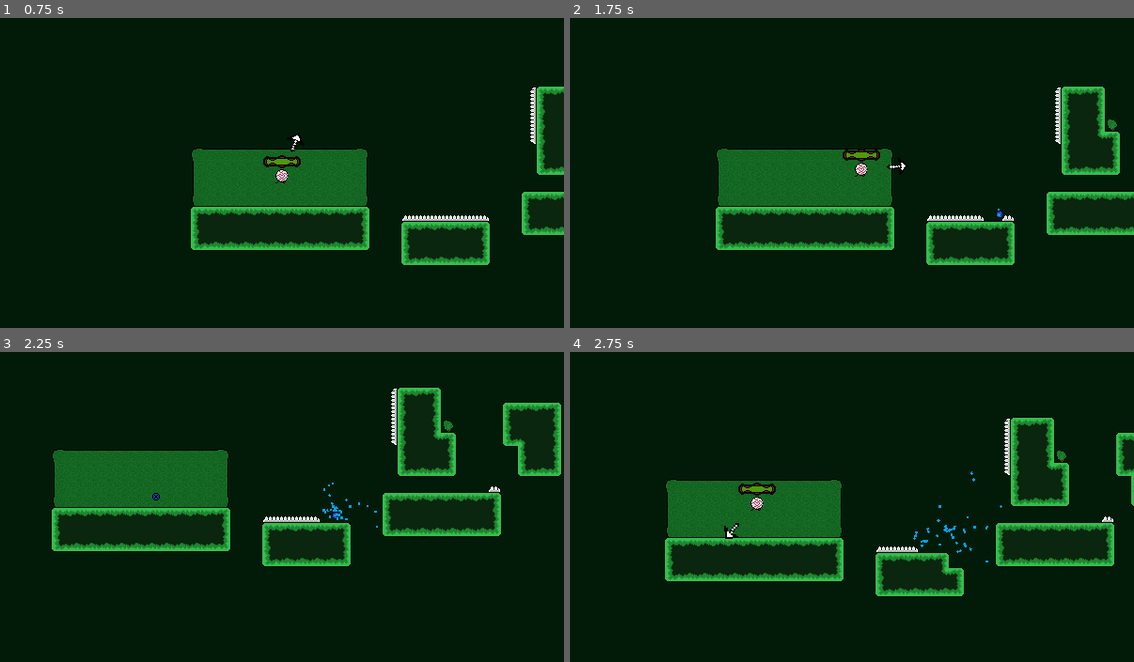
Above: before the commit, frames 1-4 (two rows, left to right).
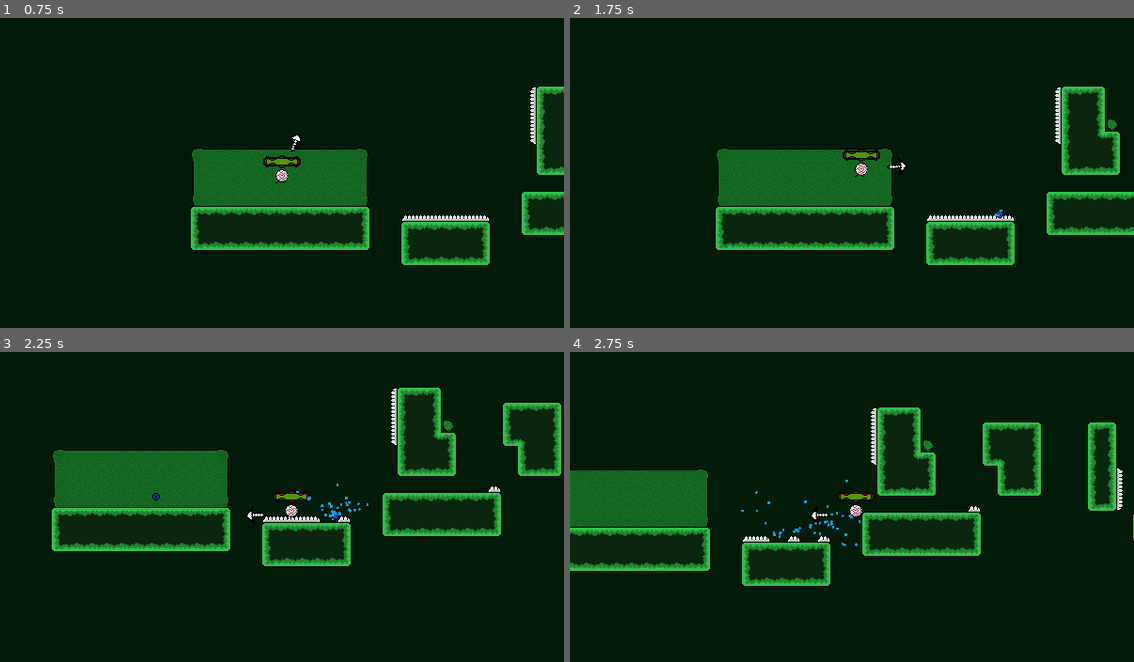
Above: after the commit, the same moments.

Repository: epimetheusgames/EyeSore
Game: Godot game, scene res://MainMenu.tscn
Two runs of this game, one before a commit and one after it. Both use one fixed random seed, a clock stepped at 60 frames per second and the inputs below.
Inputs (mouse positions are in pixels of both pictures, inside the frame that each line leads up to):
- Up to frame 1 (0.75 s): click (293, 142) at 0.5 s
- Up to frame 2 (1.75 s): tap Enter (ui_accept) at 1.25 s; move the mouse to (976, 157) at 1.27 s; hold D (movement_right) from 1.28 s (still down); click (976, 157) at 1.35 s; tap Space (movement_jump) at 1.52 s
- Up to frame 3 (2.25 s): keep holding D (movement_right); move the mouse to (169, 522) at 2.02 s; right-click (169, 522) at 2.1 s
- Up to frame 4 (2.75 s): keep holding D (movement_right); tap Space (movement_jump) at 2.27 s

Frame 1 is identical in both runs. In frame 2, less than 0.1% of the frame differs, in the area x 73-77%, y 61-66%; in frame 3, 0.4%; in frame 4, 19%, in the area x 0-100%, y 17-79%.
Error after the commit: Attempt to call function 'start' in base 'null instance' on a null instance. (res://Player.gd:251)

Commit message:
Minor changes

Diff:
--- a/OGPC_Project_Native_Directory/Levels/Level1.tscn
+++ b/OGPC_Project_Native_Directory/Levels/Level1.tscn
@@ -6,7 +6,7 @@
 [ext_resource path="res://Levels/Level_Script.gd" type="Script" id=5]
 [ext_resource path="res://GroundTileMap.tscn" type="PackedScene" id=6]
 
-[node name="Level_Manager" type="Node2D"]
+[node name="Level_Manager2" type="Node2D"]
 pause_mode = 1
 script = ExtResource( 5 )
 next_level = "end"
--- a/OGPC_Project_Native_Directory/Levels/Level2.tscn
+++ b/OGPC_Project_Native_Directory/Levels/Level2.tscn
@@ -5,7 +5,7 @@
 [ext_resource path="res://Player.tscn" type="PackedScene" id=3]
 [ext_resource path="res://GroundTileMap.tscn" type="PackedScene" id=5]
 
-[node name="Level_Manager2" type="Node2D"]
+[node name="Level_Manager" type="Node2D"]
 pause_mode = 1
 script = ExtResource( 1 )
 next_level = "end"
--- a/OGPC_Project_Native_Directory/Player.tscn
+++ b/OGPC_Project_Native_Directory/Player.tscn
@@ -80,11 +80,86 @@
 atlas = ExtResource( 11 )
 region = Rect2( 32, 0, 16, 16 )
 
+[sub_resource type="AtlasTexture" id=67]
+flags = 1
+atlas = ExtResource( 7 )
+region = Rect2( 352, 0, 16, 16 )
+
+[sub_resource type="AtlasTexture" id=68]
+flags = 1
+atlas = ExtResource( 7 )
+region = Rect2( 336, 0, 16, 16 )
+
+[sub_resource type="AtlasTexture" id=69]
+flags = 1
+atlas = ExtResource( 7 )
+region = Rect2( 320, 0, 16, 16 )
+
+[sub_resource type="AtlasTexture" id=70]
+flags = 1
+atlas = ExtResource( 7 )
+region = Rect2( 304, 0, 16, 16 )
+
+[sub_resource type="AtlasTexture" id=71]
+flags = 1
+atlas = ExtResource( 7 )
+region = Rect2( 288, 0, 16, 16 )
+
+[sub_resource type="AtlasTexture" id=72]
+flags = 1
+atlas = ExtResource( 7 )
+region = Rect2( 272, 0, 16, 16 )
+
+[sub_resource type="AtlasTexture" id=73]
+flags = 1
+atlas = ExtResource( 7 )
+region = Rect2( 256, 0, 16, 16 )
+
+[sub_resource type="AtlasTexture" id=74]
+flags = 1
+atlas = ExtResource( 7 )
+region = Rect2( 240, 0, 16, 16 )
+
+[sub_resource type="AtlasTexture" id=75]
+flags = 1
+atlas = ExtResource( 7 )
+region = Rect2( 224, 0, 16, 16 )
+
+[sub_resource type="AtlasTexture" id=76]
+flags = 1
+atlas = ExtResource( 7 )
+region = Rect2( 208, 0, 16, 16 )
+
+[sub_resource type="AtlasTexture" id=77]
+flags = 1
+atlas = ExtResource( 7 )
+region = Rect2( 192, 0, 16, 16 )
+
 [sub_resource type="AtlasTexture" id=86]
 flags = 1
 atlas = ExtResource( 6 )
 region = Rect2( 192, 0, 16, 16 )
 
+[sub_resource type="AtlasTexture" id=85]
+flags = 1
+atlas = ExtResource( 6 )
+region = Rect2( 96, 0, 16, 16 )
+
+[sub_resource type="AtlasTexture" id=87]
+flags = 1
+atlas = ExtResource( 12 )
+region = Rect2( 0, 0, 16, 16 )
+
+[sub_resource type="AtlasTexture" id=88]
+flags = 1
+atlas = ExtResource( 12 )
+region = Rect2( 16, 0, 16, 16 )
+
+[sub_resource type="AtlasTexture" id=89]
+flags = 1
+atlas = ExtResource( 12 )
+region = Rect2( 32, 0, 16, 16 )
+
 [sub_resource type="AtlasTexture" id=90]
 flags = 1
 atlas = ExtResource( 12 )
@@ -99,81 +174,6 @@
 flags = 1
 atlas = ExtResource( 12 )
 region = Rect2( 80, 0, 16, 16 )
-
-[sub_resource type="AtlasTexture" id=67]
-flags = 1
-atlas = ExtResource( 7 )
-region = Rect2( 352, 0, 16, 16 )
-
-[sub_resource type="AtlasTexture" id=68]
-flags = 1
-atlas = ExtResource( 7 )
-region = Rect2( 336, 0, 16, 16 )
-
-[sub_resource type="AtlasTexture" id=69]
-flags = 1
-atlas = ExtResource( 7 )
-region = Rect2( 320, 0, 16, 16 )
-
-[sub_resource type="AtlasTexture" id=70]
-flags = 1
-atlas = ExtResource( 7 )
-region = Rect2( 304, 0, 16, 16 )
-
-[sub_resource type="AtlasTexture" id=71]
-flags = 1
-atlas = ExtResource( 7 )
-region = Rect2( 288, 0, 16, 16 )
-
-[sub_resource type="AtlasTexture" id=72]
-flags = 1
-atlas = ExtResource( 7 )
-region = Rect2( 272, 0, 16, 16 )
-
-[sub_resource type="AtlasTexture" id=73]
-flags = 1
-atlas = ExtResource( 7 )
-region = Rect2( 256, 0, 16, 16 )
-
-[sub_resource type="AtlasTexture" id=74]
-flags = 1
-atlas = ExtResource( 7 )
-region = Rect2( 240, 0, 16, 16 )
-
-[sub_resource type="AtlasTexture" id=75]
-flags = 1
-atlas = ExtResource( 7 )
-region = Rect2( 224, 0, 16, 16 )
-
-[sub_resource type="AtlasTexture" id=76]
-flags = 1
-atlas = ExtResource( 7 )
-region = Rect2( 208, 0, 16, 16 )
-
-[sub_resource type="AtlasTexture" id=77]
-flags = 1
-atlas = ExtResource( 7 )
-region = Rect2( 192, 0, 16, 16 )
-
-[sub_resource type="AtlasTexture" id=87]
-flags = 1
-atlas = ExtResource( 12 )
-region = Rect2( 0, 0, 16, 16 )
-
-[sub_resource type="AtlasTexture" id=88]
-flags = 1
-atlas = ExtResource( 12 )
-region = Rect2( 16, 0, 16, 16 )
-
-[sub_resource type="AtlasTexture" id=89]
-flags = 1
-atlas = ExtResource( 12 )
-region = Rect2( 32, 0, 16, 16 )
-
-[sub_resource type="AtlasTexture" id=85]
-flags = 1
-atlas = ExtResource( 6 )
-region = Rect2( 96, 0, 16, 16 )
 
 [sub_resource type="SpriteFrames" id=1]
 animations = [ {
@@ -187,35 +187,35 @@
 "name": "Jumping_Center",
 "speed": 15.0
 }, {
+"frames": [ SubResource( 67 ), SubResource( 68 ), SubResource( 69 ), SubResource( 70 ), SubResource( 71 ), SubResource( 72 ), SubResource( 73 ), SubResource( 74 ), SubResource( 75 ), SubResource( 76 ), SubResource( 77 ) ],
+"loop": true,
+"name": "Walking_Left",
+"speed": 20.0
+}, {
 "frames": [ SubResource( 86 ) ],
 "loop": true,
-"name": "Idle_Left",
+"name": "Walking_Left",
+"speed": 20.0
+}, {
+"frames": [ SubResource( 56 ), SubResource( 57 ), SubResource( 58 ), SubResource( 59 ), SubResource( 60 ), SubResource( 61 ), SubResource( 62 ), SubResource( 63 ), SubResource( 64 ), SubResource( 65 ), SubResource( 66 ) ],
+"loop": true,
+"name": "Idle_Right",
 "speed": 5.0
+}, {
+"frames": [ SubResource( 87 ), SubResource( 88 ), SubResource( 89 ) ],
+"loop": false,
+"name": "Jumping_Left",
+"speed": 15.0
 }, {
 "frames": [ SubResource( 90 ), SubResource( 91 ), SubResource( 92 ) ],
 "loop": false,
 "name": "Jumping_Right",
 "speed": 15.0
-}, {
-"frames": [ SubResource( 67 ), SubResource( 68 ), SubResource( 69 ), SubResource( 70 ), SubResource( 71 ), SubResource( 72 ), SubResource( 73 ), SubResource( 74 ), SubResource( 75 ), SubResource( 76 ), SubResource( 77 ) ],
-"loop": true,
-"name": "Walking_Left",
-"speed": 20.0
-}, {
-"frames": [ SubResource( 87 ), SubResource( 88 ), SubResource( 89 ) ],
-"loop": false,
-"name": "Jumping_Left",
-"speed": 15.0
-}, {
-"frames": [ SubResource( 85 ) ],
-"loop": true,
-"name": "Idle_Right",
-"speed": 5.0
 } ]
 
 [sub_resource type="CapsuleShape2D" id=93]
-radius = 7.0
-height = 6.0
+radius = 9.0
+height = 14.0
 
 [node name="Player_Body" type="KinematicBody2D"]
 collision_layer = 2
@@ -267,7 +267,4 @@
 position = Vector2( 0, -8 )
 shape = SubResource( 93 )
 
-[node name="Death_Animation_Timer" type="Timer" parent="."]
-
 [connection signal="body_entered" from="Area2D" to="." method="_on_Area2D_body_entered"]
-[connection signal="timeout" from="Death_Animation_Timer" to="." method="_on_Death_Animation_Timer_timeout"]
